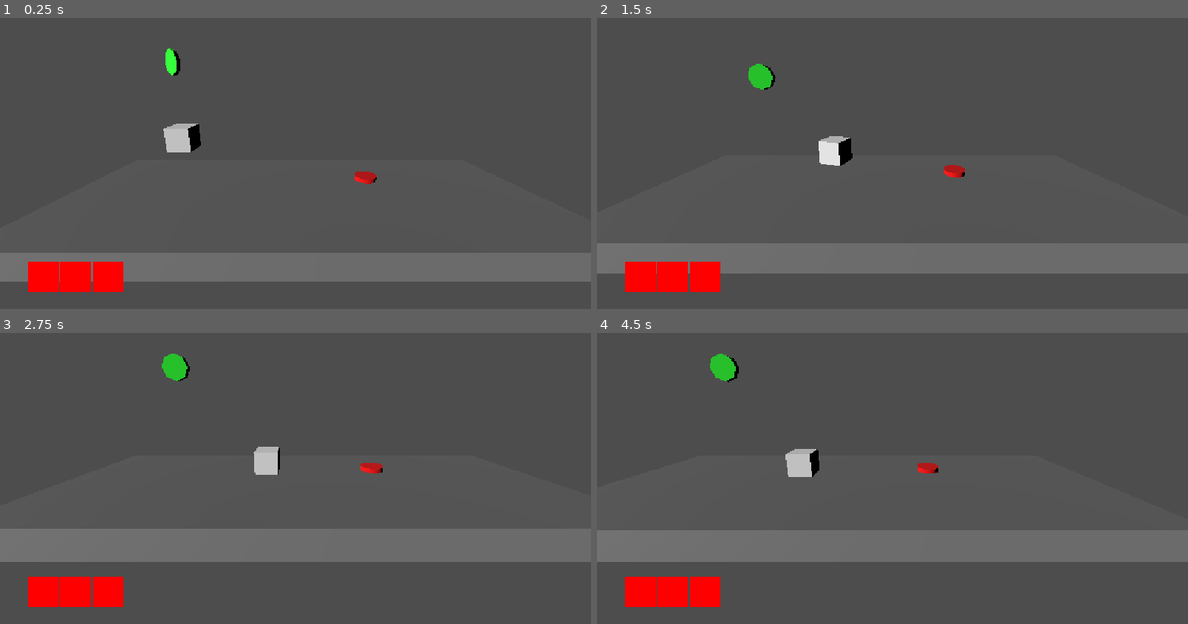
Above: before the commit, frames 1-4 (two rows, left to right).
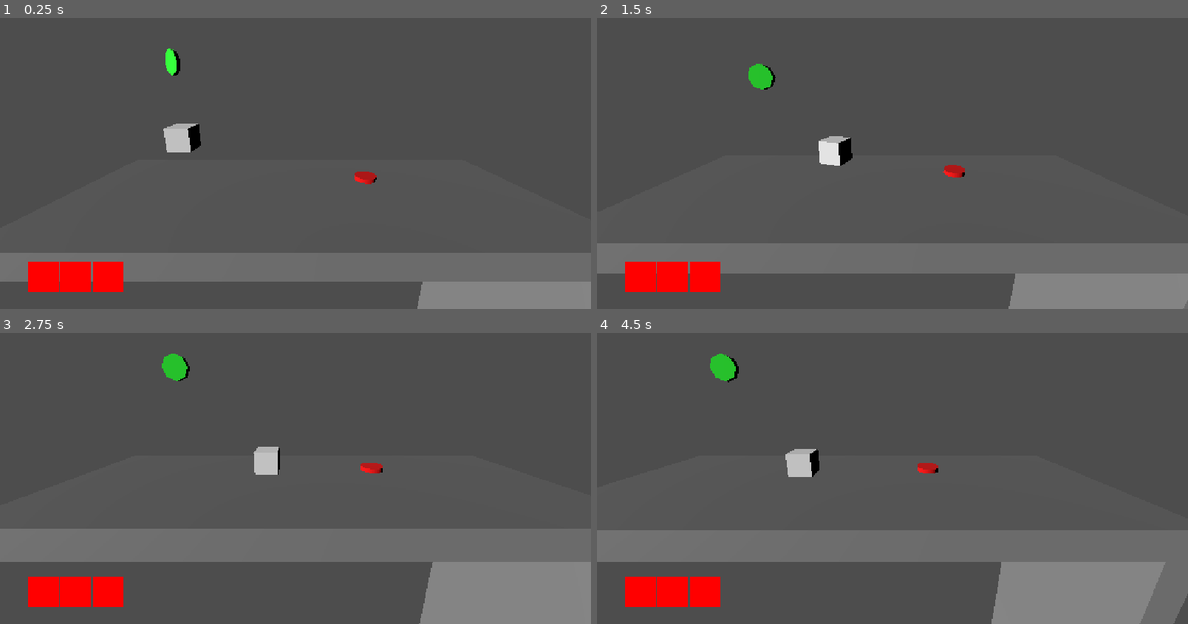
Above: after the commit, the same moments.

Repository: Nof-va/13dt1-nofo
Game: Godot game, scene res://Scenes/gameplay_2.tscn
Two runs of this game, one before a commit and one after it. Both use one fixed random seed, a clock stepped at 60 frames per second and the inputs below. This scene is started directly instead of the project's main scene.
Inputs (mouse positions are in pixels of both pictures, inside the frame that each line leads up to):
- Up to frame 1 (0.25 s): no input
- Up to frame 2 (1.5 s): tap Enter (ui_accept) at 0.5, 0.77 s; move the mouse to (922, 140) at 0.52 s; hold D (move_right) 0.53-1.28 s; click (922, 140) at 0.6 s; move the mouse to (862, 143) at 1.27 s; hold A (move_left) from 1.28 s (still down); tap E (interact) at 1.35 s
- Up to frame 3 (2.75 s): tap Enter (ui_accept) at 1.52 s; click (265, 458) at 1.55 s; move the mouse to (307, 452) at 2.02 s; release A (move_left) at 2.03 s; hold D (move_right) from 2.03 s (still down); tap W (move_away) at 2.1 s; click (307, 452) at 2.3 s
- Up to frame 4 (4.5 s): move the mouse to (886, 463) at 2.77 s; tap S (move_toward) at 2.85 s; tap Enter (ui_accept) at 3.02, 3.77 s; click (886, 463) at 3.05 s; move the mouse to (933, 461) at 3.52 s; release D (move_right) at 3.53 s; hold A (move_left) from 3.53 s (still down); tap Shift (run) at 3.6 s; click (933, 461) at 3.8 s; move the mouse to (845, 455) at 4.27 s; click (845, 455) at 4.35 s

The runs differ from the first frame. In frame 1, 2.7% of the frame differs, in the area x 70-100%, y 90-100%; in frame 2, 3.6%; in frame 3, 5.9%; in frame 4, 6.8%, in the area x 66-100%, y 78-100%.

Commit message:
slight tweaks

Diff:
--- a/13dt1-big-project/Scenes/box_item.tscn
+++ b/13dt1-big-project/Scenes/box_item.tscn
@@ -1,4 +1,6 @@
-[gd_scene load_steps=3 format=3 uid="uid://dole36dqfpe7d"]
+[gd_scene load_steps=4 format=3 uid="uid://dole36dqfpe7d"]
+
+[ext_resource type="Script" uid="uid://dm642o4m36318" path="res://Scripts/item.gd" id="1_2xy6t"]
 
 [sub_resource type="BoxMesh" id="BoxMesh_37xia"]
 
@@ -8,9 +10,16 @@
 disable_mode = 2
 collision_layer = 46
 collision_mask = 46
+mass = 5.0
 
 [node name="MeshInstance3D" type="MeshInstance3D" parent="."]
 mesh = SubResource("BoxMesh_37xia")
 
 [node name="CollisionShape3D" type="CollisionShape3D" parent="."]
 shape = SubResource("BoxShape3D_2xy6t")
+
+[node name="RayCast3D" type="RayCast3D" parent="."]
+collision_mask = 32
+collide_with_areas = true
+collide_with_bodies = false
+script = ExtResource("1_2xy6t")
--- a/13dt1-big-project/Scenes/gameplay_2.tscn
+++ b/13dt1-big-project/Scenes/gameplay_2.tscn
@@ -18,7 +18,10 @@
 size = Vector3(119.913, 28.8941, 1)
 
 [sub_resource type="BoxShape3D" id="BoxShape3D_cq8k4"]
-size = Vector3(89.5317, 2.41455, 114.55)
+size = Vector3(29.1453, 2.41455, 23.7975)
+
+[sub_resource type="BoxShape3D" id="BoxShape3D_ipc66"]
+size = Vector3(93.2962, 2.41455, 23.7975)
 
 [node name="Node3D" type="Node3D"]
 
@@ -46,6 +49,21 @@
 transform = Transform3D(1, 0, 0, 0, 1, 0, 0, 0, 1, -0.0015564, 0, -0.000335693)
 shape = SubResource("BoxShape3D_cdv5c")
 
+[node name="Platform2" type="StaticBody3D" parent="."]
+transform = Transform3D(-4.37114e-08, 1, 0, -1, -4.37114e-08, 0, 0, 0, 1, 9.28816, -9.19953, -2.67251)
+collision_layer = 4
+collision_mask = 4
+metadata/_edit_group_ = true
+
+[node name="MeshInstance3D" type="MeshInstance3D" parent="Platform2"]
+transform = Transform3D(19.3251, 0, 0, 0, 1, 0, 0, 0, 7.2974, 0, 0, 0)
+mesh = SubResource("BoxMesh_wmg1i")
+skeleton = NodePath("")
+
+[node name="CollisionShape3D" type="CollisionShape3D" parent="Platform2"]
+transform = Transform3D(1, 0, 0, 0, 1, 0, 0, 0, 1, -0.0015564, 0, -0.000335693)
+shape = SubResource("BoxShape3D_cdv5c")
+
 [node name="SideWall" type="StaticBody3D" parent="."]
 
 [node name="CollisionShape3D" type="CollisionShape3D" parent="SideWall"]
@@ -70,10 +88,22 @@
 metadata/_edit_group_ = true
 
 [node name="CollisionShape3D" type="CollisionShape3D" parent="DeathZone"]
-transform = Transform3D(1, 0, 0, 0, 1, 0, 0, 0, 1, 2.11843, 0.6, -24.71)
+transform = Transform3D(1, 0, 0, 0, 1, 0, 0, 0, 1, -6.25312, 0.6, -5.5432)
 shape = SubResource("BoxShape3D_cq8k4")
+
+[node name="DeathZone2" type="Area3D" parent="."]
+transform = Transform3D(1, 0, 0, 0, 1, 0, 0, 0, 1, 28.8919, -20.0039, 0)
+collision_layer = 33
+collision_mask = 33
+script = ExtResource("4_xq66o")
+metadata/_edit_group_ = true
+
+[node name="CollisionShape3D" type="CollisionShape3D" parent="DeathZone2"]
+transform = Transform3D(1, 0, 0, 0, 1, 0, 0, 0, 1, 25.8223, 0.6, -5.5432)
+shape = SubResource("BoxShape3D_ipc66")
 
 [node name="Button" parent="." instance=ExtResource("4_o6p6b")]
 transform = Transform3D(1, 0, 0, 0, 1, 0, 0, 0, 1, 3.05365, 1.33199, -3.94457)
 
 [connection signal="body_entered" from="DeathZone" to="DeathZone" method="_on_body_entered"]
+[connection signal="body_entered" from="DeathZone2" to="DeathZone2" method="_on_body_entered"]
--- a/13dt1-big-project/Scenes/player_body.tscn
+++ b/13dt1-big-project/Scenes/player_body.tscn
@@ -1,6 +1,7 @@
-[gd_scene load_steps=7 format=3 uid="uid://qyvxj6m7bb1f"]
+[gd_scene load_steps=8 format=3 uid="uid://qyvxj6m7bb1f"]
 
 [ext_resource type="Script" uid="uid://bp12s3pw0xiyh" path="res://Scripts/playerbody.gd" id="1_qyis3"]
+[ext_resource type="Script" uid="uid://c44f01yx354vm" path="res://Scripts/player_raycast.gd" id="2_jv7n1"]
 [ext_resource type="PackedScene" uid="uid://bow0b6gfwhjcm" path="res://Scenes/hearts.tscn" id="2_rg6xc"]
 
 [sub_resource type="BoxShape3D" id="BoxShape3D_1m5js"]
@@ -29,8 +30,10 @@
 shape = SubResource("BoxShape3D_1m5js")
 
 [node name="RayCast3D" type="RayCast3D" parent="Body"]
+transform = Transform3D(-4.37114e-08, 0, 1, 0, 1, 0, -1, 0, -4.37114e-08, 0, 0, 0)
 target_position = Vector3(2, 0, 0)
 collision_mask = 8
+script = ExtResource("2_jv7n1")
 
 [node name="MeshInstance3D" type="MeshInstance3D" parent="Body"]
 mesh = SubResource("BoxMesh_dd1i8")
--- a/13dt1-big-project/Scripts/death_zone.gd
+++ b/13dt1-big-project/Scripts/death_zone.gd
@@ -16,10 +16,6 @@
 		await get_tree().create_timer(1.0).timeout
 		get_tree().change_scene_to_packed.bind(game_over).call_deferred()
 		Global.lives = 3
-	if body.is_in_group("Moveable"):
-		var item = get_parent().get_node("RigidBody3D")
-		item.queue_free()
-		Global.item_check = false
 
 
 # Puts player to last checkpoint
--- /dev/null
+++ b/13dt1-big-project/Scripts/item.gd
@@ -0,0 +1,9 @@
+extends CollisionShape3D
+
+@onready var raycast = $"."
+@onready var item = $".."
+
+func _physics_process(delta: float) -> void:
+	if raycast.is_colliding():
+		item.queue_free()
+		Global.item_check = false
--- /dev/null
+++ b/13dt1-big-project/Scripts/player_raycast.gd
@@ -0,0 +1,17 @@
+extends RayCast3D
+
+@onready var raycast = $"."
+var item: RigidBody3D
+var old_parent
+
+func _physics_process(delta: float) -> void:
+	if raycast.is_colliding():
+		item = get_collider()
+		old_parent = item.get_parent()
+		if Input.is_action_just_pressed("left_click"):
+			item.reparent(raycast)
+			item.freeze_mode = RigidBody3D.FREEZE_MODE_KINEMATIC
+			item.freeze = true
+			if Input.is_action_just_released("left_click"):
+				item.reparent(old_parent)
+				item.freeze = false
--- a/13dt1-big-project/Scripts/playerbody.gd
+++ b/13dt1-big-project/Scripts/playerbody.gd
@@ -5,7 +5,6 @@
 const JUMP_VELOCITY = 4.5
 var menu_pack = preload("res://Scenes/in_game_menu.tscn")
 var pause_is = false
-@onready var raycast = $Body/RayCast3D
 var last_direction = Vector3.FORWARD
 var rotation_speed = 10
 
@@ -13,10 +12,6 @@
 	Input.set_mouse_mode(Input.MOUSE_MODE_CAPTURED)
 
 func _physics_process(delta: float) -> void:
-
-
-	if raycast.is_colliding():
-		pass
 
 	# Add the gravity.
 	if not is_on_floor():
--- a/13dt1-big-project/project.godot
+++ b/13dt1-big-project/project.godot
@@ -80,6 +80,15 @@
 "events": [Object(InputEventKey,"resource_local_to_scene":false,"resource_name":"","device":-1,"window_id":0,"alt_press …(195 unchanged characters)…
 ]
 }
+left_click={
+"deadzone": 0.2,
+"events": [Object(InputEventMouseButton,"resource_local_to_scene":false,"resource_name":"","device":-1,"window_id":0,"alt_pressed":false,"shift_pressed":false,"ctrl_pressed":false,"meta_pressed":false,"button_mask":0,"position":Vector2(0, 0),"global_position":Vector2(0, 0),"factor":1.0,"button_index":1,"canceled":false,"pressed":false,"double_click":false,"script":null)
+]
+}
+
+[input_devices]
+
+pointing/emulate_touch_from_mouse=true
 
 [layer_names]
 
Not shown: 1 places in 13dt1-big-project/Scenes/gameplay_2.tscn that only renumber resources
Not shown, added: 13dt1-big-project/Scripts/item.gd.uid
Not shown, added: 13dt1-big-project/Scripts/player_raycast.gd.uid
